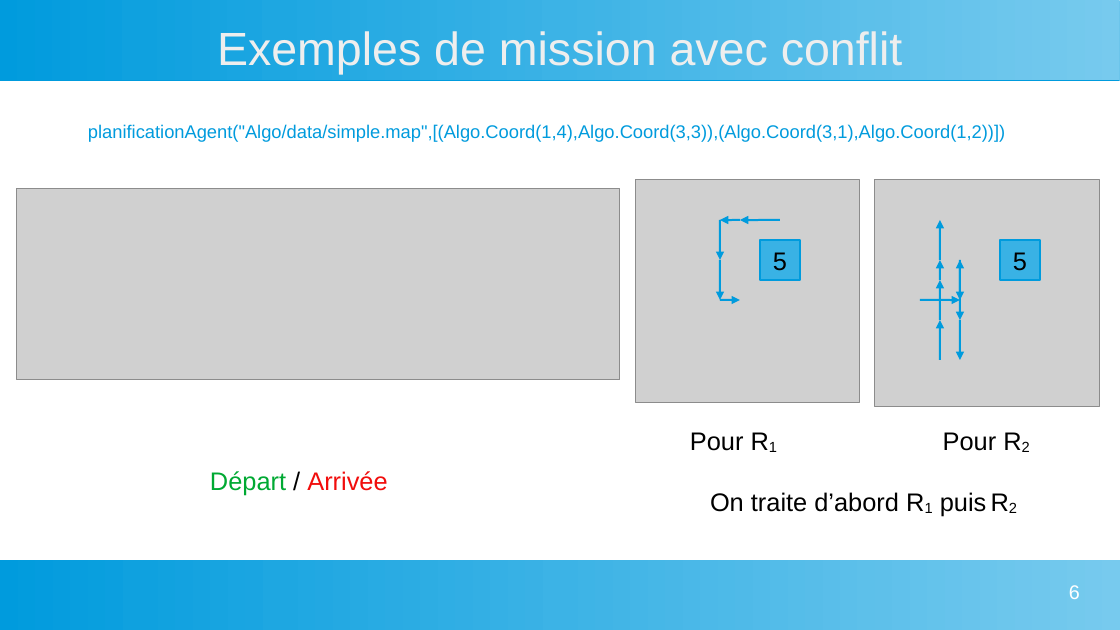
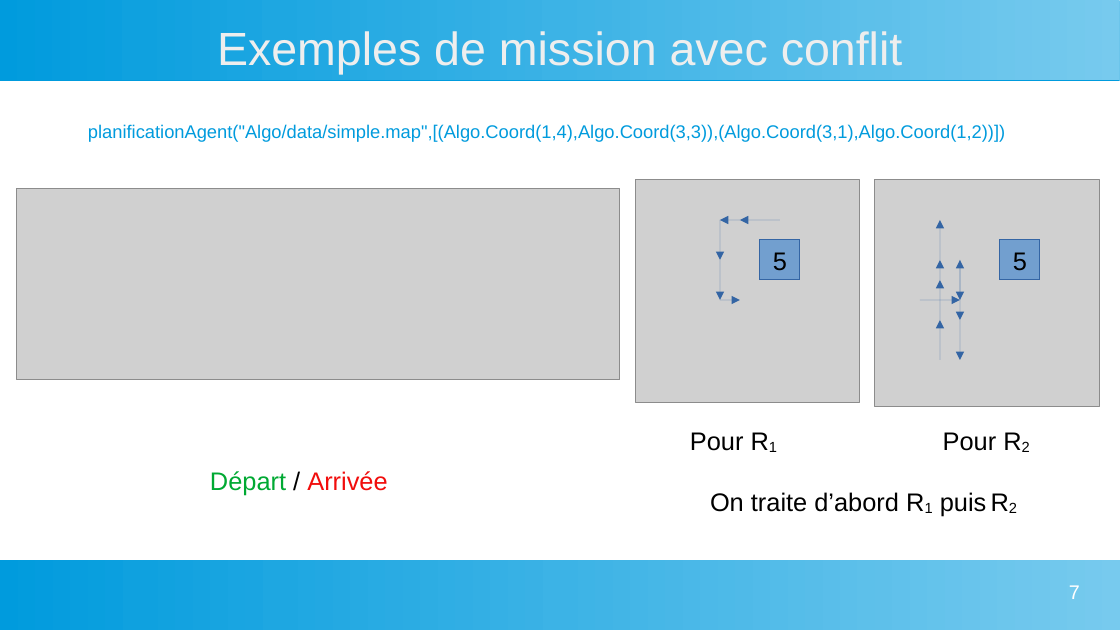
Before and after one commit to ThomasPerrinUniv/Projet_Informatique_Scientifique, a slide deck: slide 7 of presentation.odp (slide 6 before the commit). Drawn at 1120x630 pixels with LibreOffice and Linux fonts; fonts in the diff are those of the drawing; grey boxes stand for pictures. Boxes give left, top, right and bottom in pixels: in the first picture for what was removed or moved away, otherwise in the second. Text is boxed around its words. In the diff, an @@ line names an element or a change of style, - is before the commit and + after.

Commit message:
exemple 1 ajouté

```diff
--- a/presentation.odp
+++ b/presentation.odp
@@ arrow (740, 221) - (721, 221): stroke #009BDD 1.42 pt to #3465A4 0 pt @@
@@ arrow (721, 221) - (721, 260): stroke #009BDD 1.42 pt to #3465A4 0 pt @@
@@ arrow (781, 221) - (740, 221): stroke #009BDD 1.42 pt to #3465A4 0 pt @@
@@ arrow (940, 260) - (940, 221): stroke #009BDD 1.42 pt to #3465A4 0 pt @@
@@ arrow (721, 260) - (721, 300): stroke #009BDD 1.42 pt to #3465A4 0 pt @@
@@ rectangle "5" at (760,240,800,279): fill #39B2E5 to #729FCF; outline #009BDD 1.42 pt to #3465A4 0 pt @@
@@ arrow (940, 281) - (940, 260): stroke #009BDD 1.42 pt to #3465A4 0 pt @@
@@ arrow (960, 300) - (960, 260): stroke #009BDD 1.42 pt to #3465A4 0 pt @@
@@ arrow (960, 260) - (960, 300): stroke #009BDD 1.42 pt to #3465A4 0 pt @@
@@ rectangle "5" at (1000,240,1040,279): fill #39B2E5 to #729FCF; outline #009BDD 1.42 pt to #3465A4 0 pt @@
@@ arrow (940, 320) - (940, 281): stroke #009BDD 1.42 pt to #3465A4 0 pt @@
@@ arrow (721, 300) - (740, 300): stroke #009BDD 1.42 pt to #3465A4 0 pt @@
@@ arrow (921, 300) - (960, 300): stroke #009BDD 1.42 pt to #3465A4 0 pt @@
@@ arrow (940, 360) - (940, 320): stroke #009BDD 1.42 pt to #3465A4 0 pt @@
@@ arrow (960, 300) - (960, 320): stroke #009BDD 1.42 pt to #3465A4 0 pt @@
@@ arrow (960, 320) - (960, 360): stroke #009BDD 1.42 pt to #3465A4 0 pt @@
@@ page number at (1069,585,1080,599): text changed @@
-6
+7
```
Also in this commit, not shown: 3 other slides changed, 1 slide added, 3 other files.
